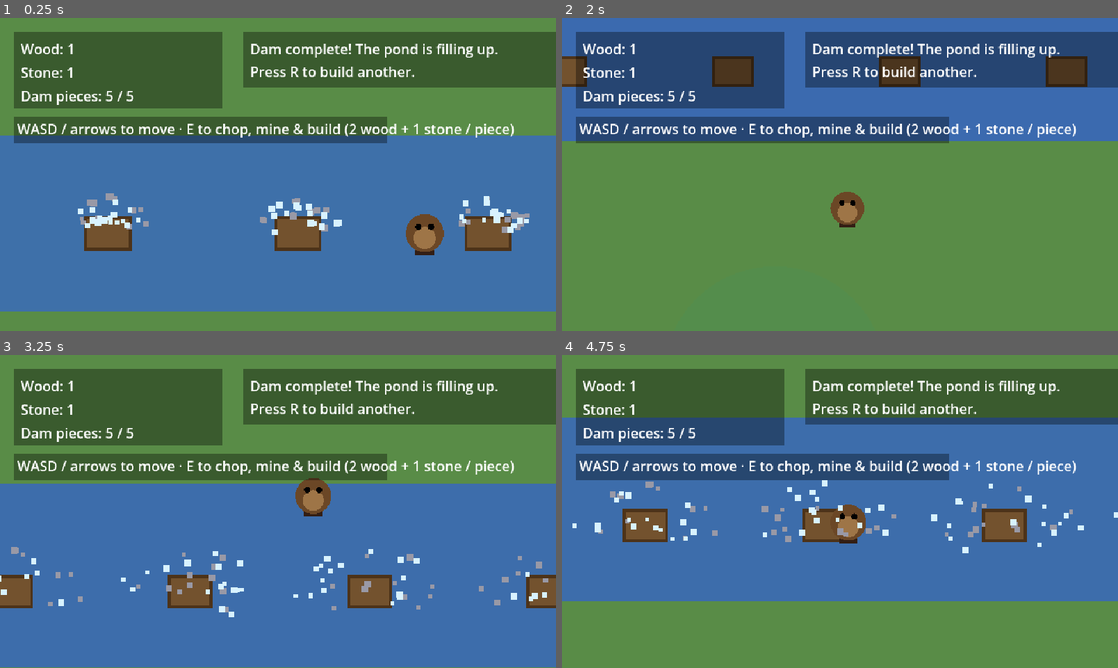
Above: before the commit, frames 1-4 (two rows, left to right).
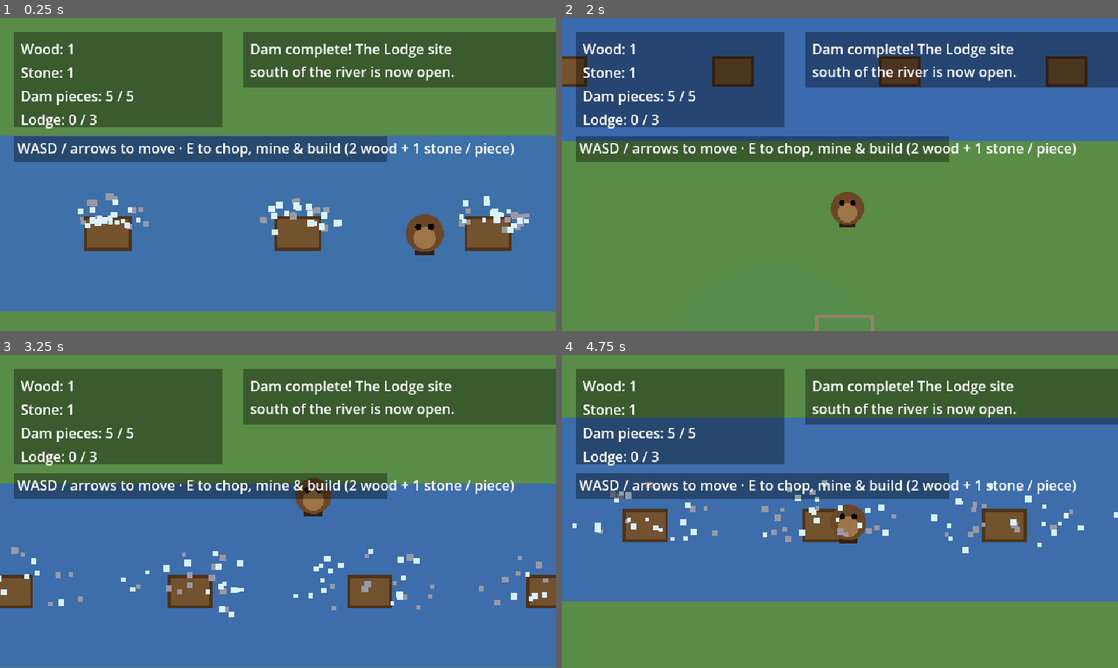
Above: after the commit, the same moments.

Repository: CrowderSoup/dam-it
Game: Godot game, scene res://tests/smoke_test.tscn
The game is run twice, just before and just after one commit, with the same random seed, the same clock (stepped at 60 frames per second) and the same inputs. This scene is started directly instead of the project's main scene.
Inputs:
- Up to frame 1 (0.25 s): no input
- Up to frame 2 (2 s): tap R (restart) at 0.5, 1.25 s; hold D (move_right) 0.53-1.28 s; hold E (interact) 0.53-1.28 s; tap Space at 0.77, 1.52 s; hold S (move_down) from 1.28 s (still down); tap E (interact) at 1.35 s
- Up to frame 3 (3.25 s): tap R (restart) at 2, 2.75 s; release S (move_down) at 2.03 s; hold D (move_right) 2.03-2.78 s; hold E (interact) 2.03-2.78 s; hold W (move_up) from 2.78 s (still down); tap E (interact) at 2.85 s; tap Space at 3.02 s
- Up to frame 4 (4.75 s): tap R (restart) at 3.5, 4.15, 4.25 s; release W (move_up) at 3.53 s; hold E (interact) 3.53-4.28 s; hold A (move_left) from 3.53 s (still down); tap Space at 3.77, 4.52 s; tap E (interact) at 4.35 s

The runs differ from the first frame. In frame 1, 9.8% of the frame differs, in the area x 2-93%, y 8-46%; in frame 2, 9.9%, in the area x 2-93%, y 8-100%; in frame 3, 9.8%; in frame 4, 9.9%.

Commit message:
Add "Grow Your Pond" progression: the Lodge and critters
Gives the game an actual point beyond replaying the same dam:

- Finishing the dam unlocks a new Lodge build site (shown locked with a
  padlock until then), south of the river.
- The Lodge advances through 3 stages (foundation, walls, roof), each
  costing more wood + stone than the last, via the same context-sensitive
  interact action used everywhere else.
- A critter (frog, then duck, then fish) pops into the pond at each Lodge
  milestone as a visible reward - purely decorative, gentle idle bob.
- Progress is now persistent across normal play (no more restart-to-
  replay); R resets everything - dam, Lodge, and critters - to start over
  deliberately rather than as the only way to see the loop again.
- HUD shows Lodge status (locked / stage X of 3 / complete) alongside the
  existing wood/stone/dam counters.

Verified headless (import + extended tests/smoke_test.gd covering lodge
lock/unlock, staged advancement, critter appearance, and reset) and
visually via a screenshot of the HUD's new Lodge line.

Co-Authored-By: Claude Sonnet 5 <noreply@anthropic.com>
Claude-Session: https://claude.ai/code/session_019gEuy3hZMpkfR1EVvbAP8s

Diff:
--- a/scenes/main/main.tscn
+++ b/scenes/main/main.tscn
@@ -8,6 +8,8 @@
 [ext_resource type="PackedScene" path="res://scenes/world/decoration.tscn" id="6"]
 [ext_resource type="PackedScene" path="res://scenes/world/rock.tscn" id="7"]
 [ext_resource type="PackedScene" path="res://scenes/world/grass_patch.tscn" id="8"]
+[ext_resource type="PackedScene" path="res://scenes/world/lodge.tscn" id="9"]
+[ext_resource type="PackedScene" path="res://scenes/world/critter.tscn" id="10"]
 
 [sub_resource type="RectangleShape2D" id="1"]
 size = Vector2(1400, 100)
@@ -133,6 +135,26 @@
 [node name="DamSlot5" parent="DamSlots" instance=ExtResource("4")]
 position = Vector2(980, 400)
 
+[node name="Lodge" parent="." instance=ExtResource("9")]
+position = Vector2(700, 580)
+
+[node name="Critters" type="Node2D" parent="."]
+
+[node name="Frog" parent="Critters" instance=ExtResource("10")]
+kind = 0
+required_stage = 1
+position = Vector2(650, 605)
+
+[node name="Duck" parent="Critters" instance=ExtResource("10")]
+kind = 1
+required_stage = 2
+position = Vector2(550, 460)
+
+[node name="Fish" parent="Critters" instance=ExtResource("10")]
+kind = 2
+required_stage = 3
+position = Vector2(700, 400)
+
 [node name="Player" parent="." instance=ExtResource("2")]
 position = Vector2(200, 200)
 
--- a/scenes/player/player.gd
+++ b/scenes/player/player.gd
@@ -58,13 +58,13 @@
 
 ## Trees and rocks register their InteractArea (a child) in a "*_areas"
 ## group, so the overlap result is the area, not the interactable itself;
-## dam slots ARE the Area2D, so no indirection is needed. This resolves any
-## of the three to the node that actually has chop()/mine()/build()/
-## set_highlighted().
+## dam slots and the Lodge ARE the Area2D, so no indirection is needed.
+## This resolves any of them to the node that actually has
+## chop()/mine()/build()/advance()/set_highlighted().
 func _resolve_target(area: Area2D) -> Node:
 	if area.is_in_group("tree_areas") or area.is_in_group("rock_areas"):
 		return area.get_parent()
-	if area.is_in_group("dam_slots"):
+	if area.is_in_group("dam_slots") or area.is_in_group("lodge"):
 		return area
 	return null
 
@@ -83,6 +83,10 @@
 			if target.can_build() and GameState.can_afford_dam_piece():
 				GameState.spend_resources_on_dam_piece()
 				target.build()
+			return
+		if target.is_in_group("lodge"):
+			if target.can_advance() and GameState.can_afford_lodge_stage():
+				target.advance()
 			return
 
 func _update_highlight() -> void:
--- a/scenes/ui/hud.gd
+++ b/scenes/ui/hud.gd
@@ -1,10 +1,12 @@
 extends CanvasLayer
 
 const HINT_DURATION := 6.0
+const COMPLETE_MESSAGE_DURATION := 6.0
 
 @onready var wood_label: Label = $Margin/VBox/WoodLabel
 @onready var stone_label: Label = $Margin/VBox/StoneLabel
 @onready var dam_label: Label = $Margin/VBox/DamLabel
+@onready var lodge_label: Label = $Margin/VBox/LodgeLabel
 @onready var complete_label: Label = $CompleteLabel
 @onready var complete_background: ColorRect = $CompleteBackground
 @onready var hint_label: Label = $HintLabel
@@ -15,9 +17,11 @@
 	GameState.stone_changed.connect(_on_stone_changed)
 	GameState.dam_progress_changed.connect(_on_dam_progress_changed)
 	GameState.dam_completed.connect(_on_dam_completed)
+	GameState.lodge_stage_changed.connect(_on_lodge_stage_changed)
 	_on_wood_changed(GameState.wood)
 	_on_stone_changed(GameState.stone)
 	_on_dam_progress_changed(GameState.dam_pieces_built, GameState.dam_pieces_total)
+	_on_lodge_stage_changed(GameState.lodge_stage)
 	complete_label.hide()
 	complete_background.hide()
 	var hide_hint := func():
@@ -34,6 +38,19 @@
 func _on_dam_progress_changed(built: int, total: int) -> void:
 	dam_label.text = "Dam pieces: %d / %d" % [built, total]
 
+func _on_lodge_stage_changed(stage: int) -> void:
+	if GameState.dam_pieces_total == 0 or GameState.dam_pieces_built < GameState.dam_pieces_total:
+		lodge_label.text = "Lodge: locked"
+	elif stage >= GameState.LODGE_MAX_STAGE:
+		lodge_label.text = "Lodge: complete!"
+	else:
+		lodge_label.text = "Lodge: %d / %d" % [stage, GameState.LODGE_MAX_STAGE]
+
 func _on_dam_completed() -> void:
 	complete_label.show()
 	complete_background.show()
+	_on_lodge_stage_changed(GameState.lodge_stage)
+	get_tree().create_timer(COMPLETE_MESSAGE_DURATION).timeout.connect(func():
+		complete_label.hide()
+		complete_background.hide()
+	)
--- a/scenes/ui/hud.tscn
+++ b/scenes/ui/hud.tscn
@@ -7,12 +7,12 @@
 
 [node name="StatsBackground" type="ColorRect" parent="."]
 position = Vector2(16, 16)
-size = Vector2(240, 88)
+size = Vector2(240, 110)
 color = Color(0, 0, 0, 0.35)
 
 [node name="Margin" type="MarginContainer" parent="."]
 position = Vector2(16, 16)
-size = Vector2(240, 88)
+size = Vector2(240, 110)
 theme_override_constants/margin_left = 8
 theme_override_constants/margin_top = 8
 theme_override_constants/margin_right = 8
@@ -29,13 +29,16 @@
 [node name="DamLabel" type="Label" parent="Margin/VBox"]
 text = "Dam pieces: 0 / 0"
 
+[node name="LodgeLabel" type="Label" parent="Margin/VBox"]
+text = "Lodge: locked"
+
 [node name="HintBackground" type="ColorRect" parent="."]
-position = Vector2(16, 114)
+position = Vector2(16, 136)
 size = Vector2(430, 30)
 color = Color(0, 0, 0, 0.35)
 
 [node name="HintLabel" type="Label" parent="."]
-position = Vector2(20, 116)
+position = Vector2(20, 138)
 size = Vector2(426, 26)
 text = "WASD / arrows to move · E to chop, mine & build (2 wood + 1 stone / piece)"
 
@@ -47,5 +50,5 @@
 [node name="CompleteLabel" type="Label" parent="."]
 position = Vector2(288, 24)
 size = Vector2(344, 48)
-text = "Dam complete! The pond is filling up.
-Press R to build another."
+text = "Dam complete! The Lodge site
+south of the river is now open."
--- /dev/null
+++ b/scenes/world/critter.gd
@@ -0,0 +1,48 @@
+extends Node2D
+## A purely decorative critter that appears (with a little pop-in) once the
+## Lodge reaches a given stage, then bobs gently in place. No collision, no
+## interaction - just a visible reward for progress.
+
+enum Kind { FROG, DUCK, FISH }
+
+@export var kind: Kind = Kind.FROG
+@export var required_stage: int = 1
+@export var bob_height: float = 2.0
+@export var bob_speed: float = 2.5
+
+var _time := 0.0
+var _base_position: Vector2
+
+func _ready() -> void:
+	_base_position = position
+	GameState.lodge_stage_changed.connect(_on_stage_changed)
+	visible = GameState.lodge_stage >= required_stage
+
+func _on_stage_changed(stage: int) -> void:
+	if stage >= required_stage and not visible:
+		visible = true
+		scale = Vector2.ZERO
+		var tween := create_tween()
+		tween.tween_property(self, "scale", Vector2.ONE, 0.35).set_trans(Tween.TRANS_BACK).set_ease(Tween.EASE_OUT)
+
+func _process(delta: float) -> void:
+	if not visible:
+		return
+	_time += delta
+	position = _base_position + Vector2(0, sin(_time * bob_speed) * bob_height)
+
+func _draw() -> void:
+	match kind:
+		Kind.FROG:
+			draw_circle(Vector2.ZERO, 7, Color(0.3, 0.55, 0.25))
+			draw_circle(Vector2(-3, -4), 2, Color(0.1, 0.1, 0.1))
+			draw_circle(Vector2(3, -4), 2, Color(0.1, 0.1, 0.1))
+		Kind.DUCK:
+			draw_circle(Vector2.ZERO, 8, Color(0.95, 0.9, 0.85))
+			draw_circle(Vector2(6, -4), 4, Color(0.95, 0.9, 0.85))
+			draw_rect(Rect2(9, -5, 4, 2), Color(0.9, 0.6, 0.1))
+		Kind.FISH:
+			draw_circle(Vector2.ZERO, 6, Color(0.4, 0.6, 0.8))
+			draw_colored_polygon(PackedVector2Array([
+				Vector2(-6, 0), Vector2(-12, -4), Vector2(-12, 4),
+			]), Color(0.4, 0.6, 0.8))
--- /dev/null
+++ b/scenes/world/critter.tscn
@@ -0,0 +1,6 @@
+[gd_scene load_steps=2 format=3]
+
+[ext_resource type="Script" path="res://scenes/world/critter.gd" id="1"]
+
+[node name="Critter" type="Node2D"]
+script = ExtResource("1")
--- /dev/null
+++ b/scenes/world/lodge.gd
@@ -0,0 +1,66 @@
+extends Area2D
+## The Lodge build site. Locked until the dam is finished; once unlocked,
+## interact repeatedly (with enough wood + stone) to advance it through
+## foundation -> walls -> roof.
+
+const HIGHLIGHT_COLOR := Color(1.0, 0.95, 0.6, 0.9)
+const LOCKED_COLOR := Color(0.5, 0.5, 0.5, 0.6)
+
+var unlocked: bool = false
+var highlighted: bool = false
+
+func _ready() -> void:
+	add_to_group("lodge")
+	GameState.dam_completed.connect(_on_unlocked)
+	GameState.lodge_stage_changed.connect(_on_stage_changed)
+
+func _on_unlocked() -> void:
+	unlocked = true
+	queue_redraw()
+
+func _on_stage_changed(_stage: int) -> void:
+	queue_redraw()
+
+func set_highlighted(value: bool) -> void:
+	if highlighted == value:
+		return
+	highlighted = value
+	queue_redraw()
+
+func can_advance() -> bool:
+	return unlocked and GameState.lodge_stage < GameState.LODGE_MAX_STAGE
+
+func advance() -> void:
+	if not can_advance():
+		return
+	GameState.advance_lodge_stage()
+	Sfx.play_build()
+	Fx.burst(global_position, Color(0.7, 0.55, 0.35), 14)
+	queue_redraw()
+
+func _draw() -> void:
+	if not unlocked:
+		_draw_locked()
+		return
+	if highlighted and can_advance():
+		draw_arc(Vector2(0, -8), 32, 0, TAU, 28, HIGHLIGHT_COLOR, 2.0)
+
+	var stage := GameState.lodge_stage
+	if stage >= 1:
+		draw_rect(Rect2(-20, -4, 40, 18), Color(0.42, 0.3, 0.18))
+	else:
+		draw_rect(Rect2(-20, -4, 40, 18), Color(0.6, 0.5, 0.4), false, 2.0)
+	if stage >= 2:
+		draw_rect(Rect2(-18, -22, 36, 20), Color(0.55, 0.42, 0.26))
+		draw_rect(Rect2(-4, -8, 8, 4), Color(0.25, 0.16, 0.08))
+	if stage >= 3:
+		var roof_points := PackedVector2Array([
+			Vector2(-22, -22), Vector2(22, -22), Vector2(0, -38),
+		])
+		draw_colored_polygon(roof_points, Color(0.5, 0.2, 0.15))
+		draw_rect(Rect2(10, -34, 5, 10), Color(0.4, 0.4, 0.4))
+
+func _draw_locked() -> void:
+	draw_rect(Rect2(-20, -4, 40, 18), LOCKED_COLOR, false, 2.0)
+	draw_rect(Rect2(-6, -2, 12, 10), Color(0.3, 0.3, 0.3, 0.85))
+	draw_arc(Vector2(0, -2), 6, PI, TAU, 12, Color(0.3, 0.3, 0.3, 0.85), 2.0)
--- /dev/null
+++ b/scenes/world/lodge.tscn
@@ -0,0 +1,17 @@
+[gd_scene load_steps=3 format=3]
+
+[ext_resource type="Script" path="res://scenes/world/lodge.gd" id="1"]
+
+[sub_resource type="CircleShape2D" id="1"]
+radius = 28.0
+
+[node name="Lodge" type="Area2D"]
+collision_layer = 4
+collision_mask = 0
+monitoring = false
+monitorable = true
+script = ExtResource("1")
+
+[node name="CollisionShape2D" type="CollisionShape2D" parent="."]
+position = Vector2(0, -8)
+shape = SubResource("1")
--- a/scripts/autoload/game_state.gd
+++ b/scripts/autoload/game_state.gd
@@ -1,19 +1,30 @@
 extends Node
-## Tracks shared game progress: resources gathered and dam completion.
-## Autoloaded as "GameState" (see project.godot).
+## Tracks shared game progress: resources, dam completion, and the Lodge
+## build-up that becomes available afterward. Autoloaded as "GameState".
 
 signal wood_changed(new_amount: int)
 signal stone_changed(new_amount: int)
 signal dam_progress_changed(built: int, total: int)
 signal dam_completed
+signal lodge_stage_changed(stage: int)
+signal lodge_completed
 
 const WOOD_PER_DAM_PIECE := 2
 const STONE_PER_DAM_PIECE := 1
+
+## Index 0 is the cost of advancing FROM stage 0 TO stage 1, etc.
+const LODGE_STAGE_COSTS := [
+	{"wood": 4, "stone": 2},
+	{"wood": 5, "stone": 3},
+	{"wood": 6, "stone": 4},
+]
+const LODGE_MAX_STAGE := 3
 
 var wood: int = 0
 var stone: int = 0
 var dam_pieces_total: int = 0
 var dam_pieces_built: int = 0
+var lodge_stage: int = 0
 
 ## Called by each DamSlot on _ready() so the total is derived from the
 ## scene instead of duplicated as a magic number.
@@ -32,17 +43,6 @@
 func can_afford_dam_piece() -> bool:
 	return wood >= WOOD_PER_DAM_PIECE and stone >= STONE_PER_DAM_PIECE
 
-## Zeroes progress ahead of a scene reload; dam_pieces_total is rebuilt as
-## the reloaded DamSlot instances re-register themselves.
-func reset() -> void:
-	wood = 0
-	stone = 0
-	dam_pieces_total = 0
-	dam_pieces_built = 0
-	wood_changed.emit(wood)
-	stone_changed.emit(stone)
-	dam_progress_changed.emit(dam_pieces_built, dam_pieces_total)
-
 func spend_resources_on_dam_piece() -> void:
 	wood -= WOOD_PER_DAM_PIECE
 	stone -= STONE_PER_DAM_PIECE
@@ -52,3 +52,36 @@
 	dam_progress_changed.emit(dam_pieces_built, dam_pieces_total)
 	if dam_pieces_total > 0 and dam_pieces_built >= dam_pieces_total:
 		dam_completed.emit()
+
+func can_afford_lodge_stage() -> bool:
+	if lodge_stage >= LODGE_MAX_STAGE:
+		return false
+	var cost: Dictionary = LODGE_STAGE_COSTS[lodge_stage]
+	return wood >= cost["wood"] and stone >= cost["stone"]
+
+func advance_lodge_stage() -> void:
+	if lodge_stage >= LODGE_MAX_STAGE:
+		return
+	var cost: Dictionary = LODGE_STAGE_COSTS[lodge_stage]
+	wood -= cost["wood"]
+	stone -= cost["stone"]
+	wood_changed.emit(wood)
+	stone_changed.emit(stone)
+	lodge_stage += 1
+	lodge_stage_changed.emit(lodge_stage)
+	if lodge_stage >= LODGE_MAX_STAGE:
+		lodge_completed.emit()
+
+## Resets all progress (dam + Lodge) ahead of a scene reload;
+## dam_pieces_total is rebuilt as the reloaded DamSlot instances
+## re-register themselves.
+func reset() -> void:
+	wood = 0
+	stone = 0
+	dam_pieces_total = 0
+	dam_pieces_built = 0
+	lodge_stage = 0
+	wood_changed.emit(wood)
+	stone_changed.emit(stone)
+	dam_progress_changed.emit(dam_pieces_built, dam_pieces_total)
+	lodge_stage_changed.emit(lodge_stage)
--- a/tests/smoke_test.gd
+++ b/tests/smoke_test.gd
@@ -18,6 +18,8 @@
 	var rock1: StaticBody2D = main.get_node("Rocks/Rock1")
 	var dam_slot1: Area2D = main.get_node("DamSlots/DamSlot1")
 	var river_water: Area2D = main.get_node("RiverWater")
+	var lodge: Area2D = main.get_node("Lodge")
+	var frog: Node2D = main.get_node("Critters/Frog")
 
 	assert(GameState.dam_pieces_total == 5, "expected 5 dam slots, got %d" % GameState.dam_pieces_total)
 	print("OK: dam_pieces_total == 5")
@@ -27,7 +29,8 @@
 	assert(player._resolve_target(tree_area) == tree1)
 	assert(player._resolve_target(rock_area) == rock1)
 	assert(player._resolve_target(dam_slot1) == dam_slot1)
-	print("OK: Player._resolve_target resolves trees, rocks, and dam slots correctly")
+	assert(player._resolve_target(lodge) == lodge)
+	print("OK: Player._resolve_target resolves trees, rocks, dam slots, and the lodge correctly")
 
 	assert(not tree1.highlighted)
 	tree1.set_highlighted(true)
@@ -48,6 +51,10 @@
 	rock1.mine()
 	assert(GameState.stone == 2, "mining a broken rock should not yield more stone")
 	print("OK: mining a rock 2 times yields stone and breaks it; broken rocks give no more")
+
+	assert(not lodge.unlocked, "lodge should be locked before the dam is finished")
+	assert(not lodge.can_advance())
+	print("OK: lodge starts locked")
 
 	assert(GameState.can_afford_dam_piece())
 	assert(dam_slot1.can_build())
@@ -80,6 +87,24 @@
 	assert(not is_instance_valid(river_water), "RiverWater should be freed once the dam is complete")
 	print("OK: RiverWater is removed on completion, so crossing is no longer slowed")
 
+	assert(lodge.unlocked, "lodge should unlock once the dam is complete")
+	print("OK: lodge unlocks once the dam is complete")
+
+	assert(not frog.visible, "frog should not be visible before lodge stage 1")
+	GameState.add_wood(10)
+	GameState.add_stone(10)
+	assert(lodge.can_advance() and GameState.can_afford_lodge_stage())
+	lodge.advance()
+	assert(GameState.lodge_stage == 1)
+	assert(frog.visible, "frog should appear once lodge reaches stage 1")
+	print("OK: advancing the lodge spends resources, and the frog appears at stage 1")
+
+	lodge.advance()
+	lodge.advance()
+	assert(GameState.lodge_stage == GameState.LODGE_MAX_STAGE)
+	assert(not lodge.can_advance(), "lodge should not advance past max stage")
+	print("OK: lodge reaches max stage and stops accepting further advances")
+
 	for action_name in ["move_up", "move_down", "move_left", "move_right", "interact", "restart"]:
 		assert(InputMap.has_action(action_name), "missing action: %s" % action_name)
 		var has_physical := false
@@ -101,7 +126,11 @@
 	GameState.reset()
 	assert(GameState.wood == 0 and GameState.stone == 0)
 	assert(GameState.dam_pieces_built == 0 and GameState.dam_pieces_total == 0)
-	print("OK: GameState.reset() zeroes progress")
+	assert(GameState.lodge_stage == 0)
+	print("OK: GameState.reset() zeroes progress including lodge_stage")
+
+	# Let the lodge-advance Fx.burst() timers run their course before quitting.
+	await get_tree().create_timer(1.0).timeout
 
 	print("ALL SMOKE TESTS PASSED")
 	get_tree().quit()
Not shown: 1 places in scenes/main/main.tscn that only renumber resources
Not shown, added: scenes/world/critter.gd.uid
Not shown, added: scenes/world/lodge.gd.uid
Not shown, changed: README.md
